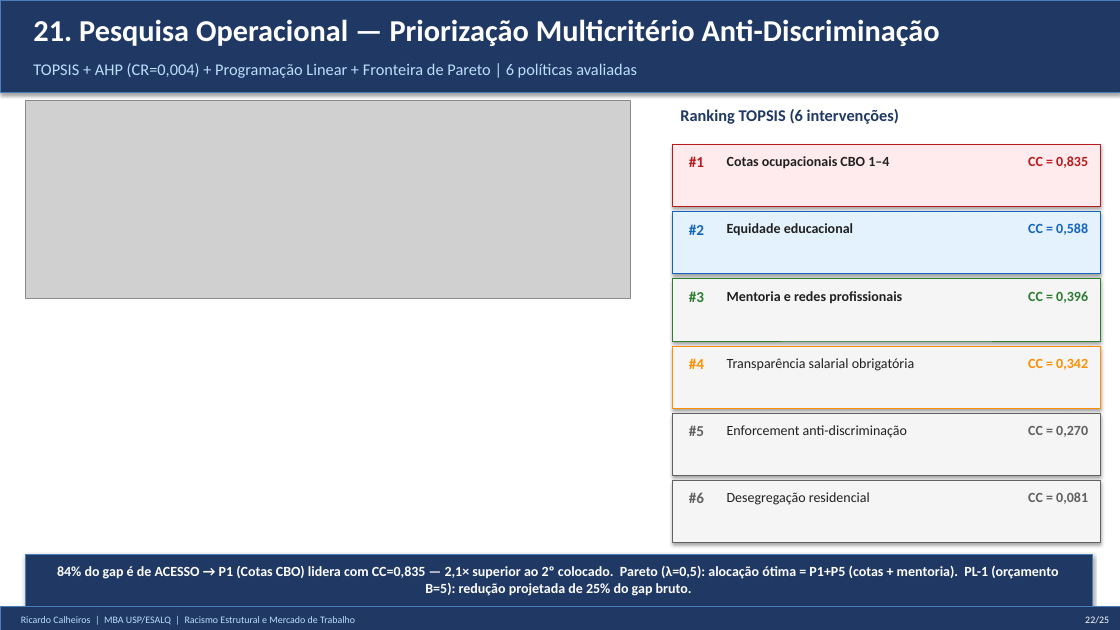
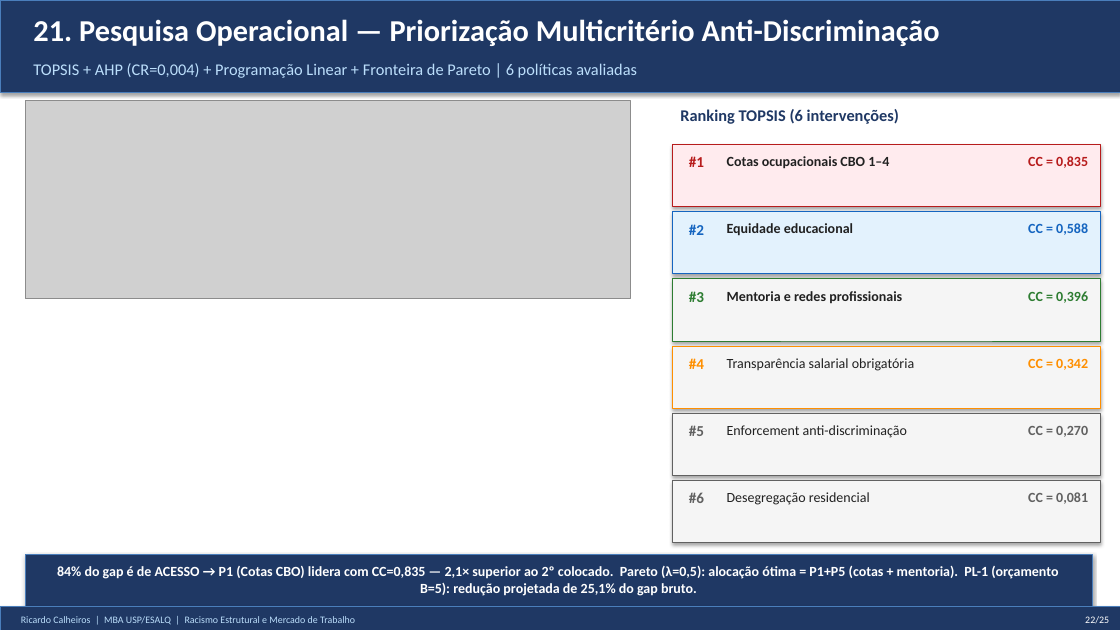
Before and after one commit to rickinrj-ux/ProjetoRacismoPNAD, a slide deck: slide 22 of apresentacao_tcc.pptx. Drawn at 1120x630 pixels with LibreOffice and Linux fonts; fonts in the diff are those of the drawing; grey boxes stand for pictures. Boxes give left, top, right and bottom in pixels: in the first picture for what was removed or moved away, otherwise in the second. Text is boxed around its words. In the diff, an @@ line names an element or a change of style, - is before the commit and + after.

```diff
--- a/apresentacao_tcc.pptx
+++ b/apresentacao_tcc.pptx
@@ text at bbox=[57, 566, 1058, 596]: text changed @@
-84% do gap é de ACESSO → P1 (Cotas CBO) lidera com CC=0,835 — 2,1× superior ao 2º colocado. Pareto (λ=0,5): alocação ótima = P1+P5 (cotas + mentoria). PL-1 (orçamento B=5): redução projetada de 25% do gap bruto.
+84% do gap é de ACESSO → P1 (Cotas CBO) lidera com CC=0,835 — 2,1× superior ao 2º colocado. Pareto (λ=0,5): alocação ótima = P1+P5 (cotas + mentoria). PL-1 (orçamento B=5): redução projetada de 25,1% do gap bruto.
```
Also in this commit, not shown: 1 other slide changed, 6 other files.
